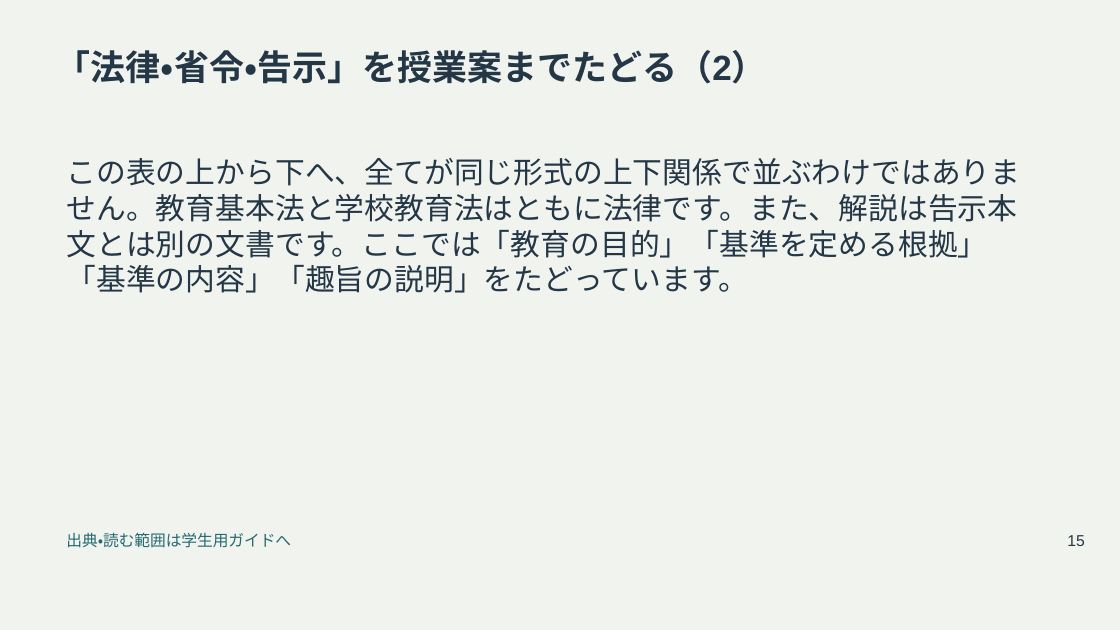
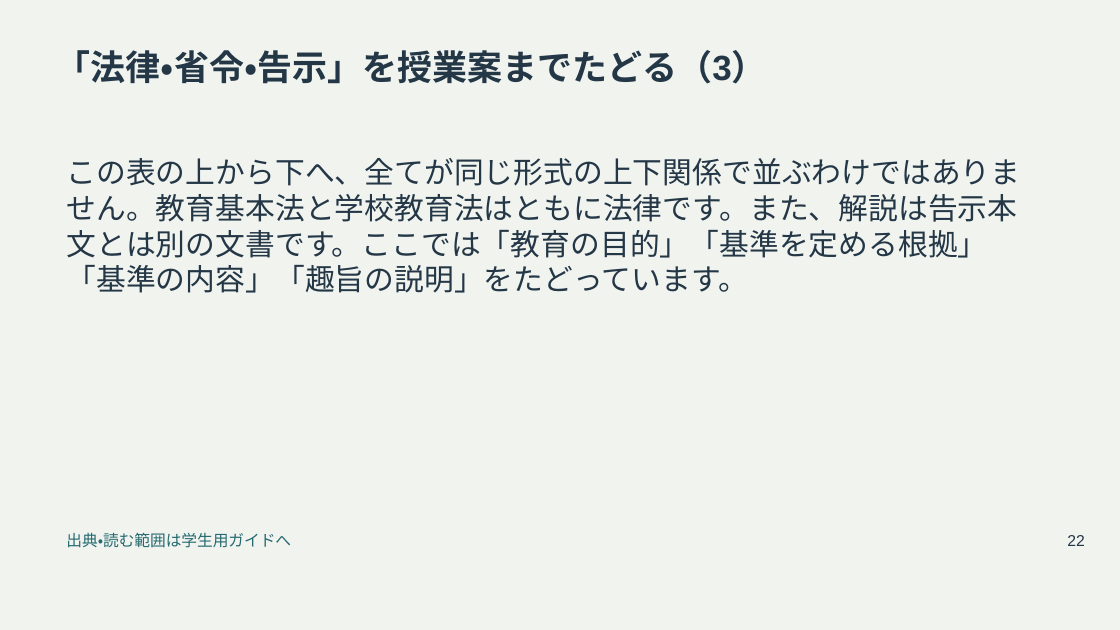
Before and after one commit to zooc-14calbp/industrial-education-i, a slide deck: slide 22 of reorganized/20261105/main/05/slides.pptx (slide 15 before the commit). Drawn at 1120x630 pixels with LibreOffice and Linux fonts; fonts in the diff are those of the drawing. Boxes give left, top, right and bottom in pixels: in the first picture for what was removed or moved away, otherwise in the second. Text is boxed around its words. In the diff, an @@ line names an element or a change of style, - is before the commit and + after.

```diff
--- a/reorganized/20261105/main/05/slides.pptx
+++ b/reorganized/20261105/main/05/slides.pptx
@@ title at (56,50,767,84): text changed @@
-「法律・省令・告示」を授業案までたどる（2）
+「法律・省令・告示」を授業案までたどる（3）
@@ text at (1067,535,1084,546): text changed @@
-15
+22
```
Also in this commit, not shown: 24 other slides changed, 19 slides added, 16 other files.
